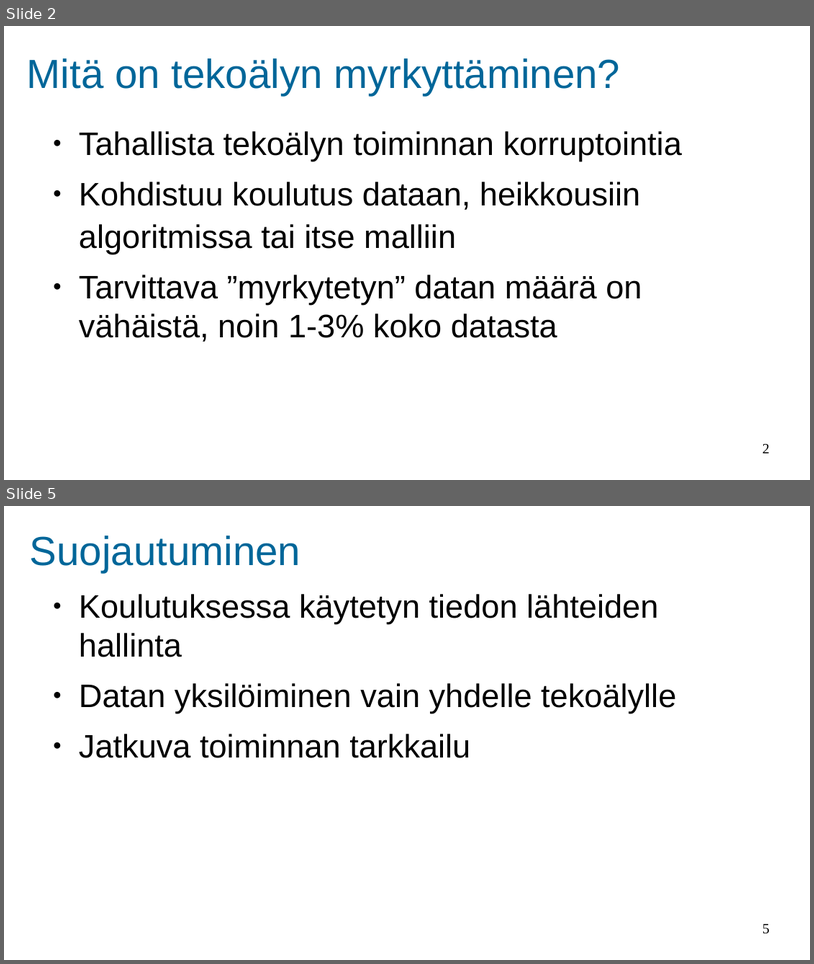
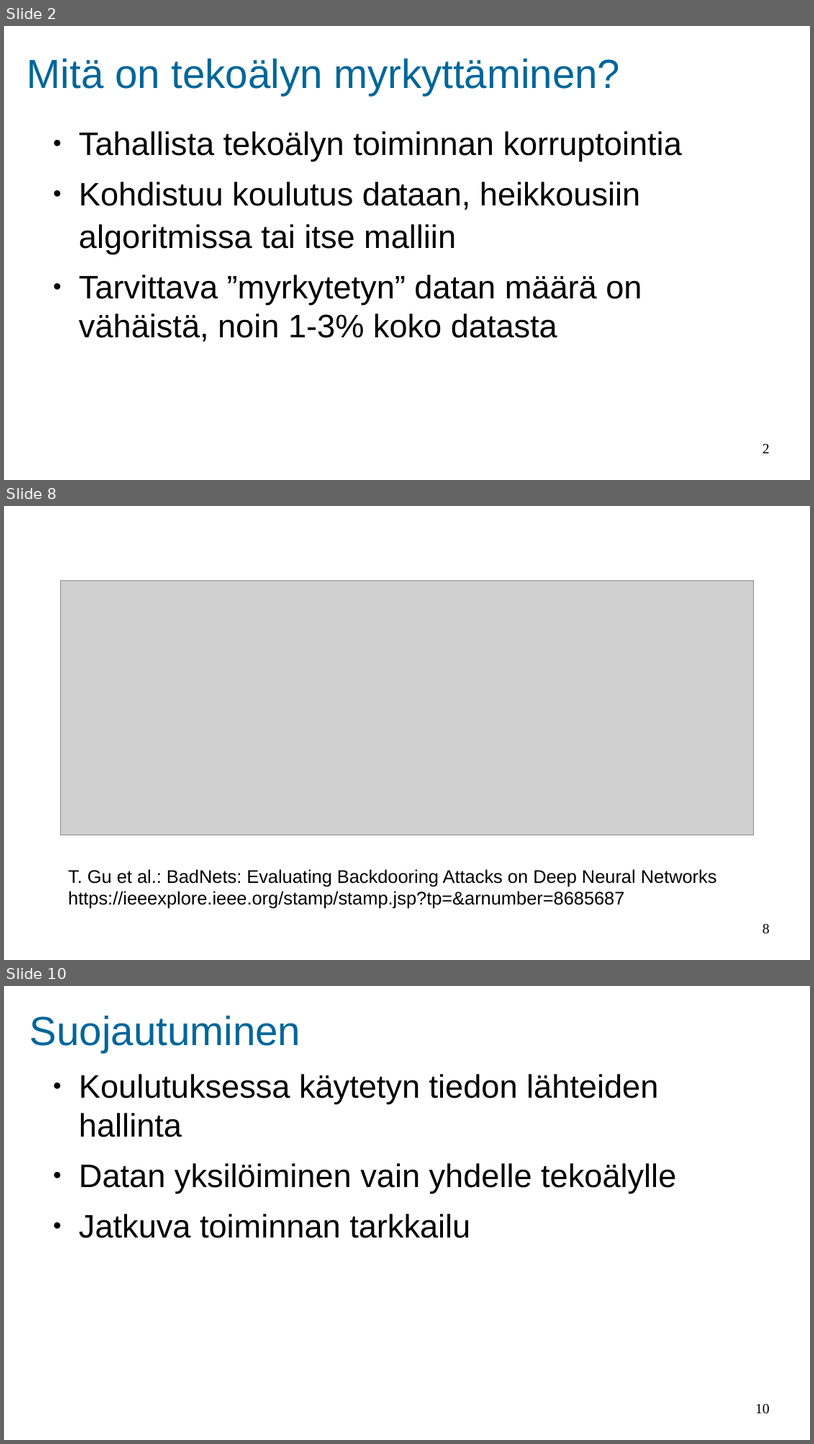
Before and after one commit to Akseli1236/AI-Poisoning, a slide deck: AI poisoning.odp. Shown one above the other, each under a label of ours: slides 2 and 5 before the commit, slides 2, 8 and 10 after it; the slides between them are not shown. The pictures are 814x964 and 814x1444 pixels, drawn with LibreOffice and Linux fonts; fonts in the diff are those of the drawing; grey boxes stand for pictures; background and template pictures are left out. Boxes give left, top, right and bottom in pixels: in the first picture for what was removed or moved away, otherwise in the second. Text is boxed around its words. In the diff, an @@ line names an element or a change of style, - is before the commit and + after.

```diff
--- a/AI poisoning.odp
+++ b/AI poisoning.odp
@@ slide 8 added at bbox=[4, 506, 810, 960], background #FFFFFF @@
@@ picture added at bbox=[61, 581, 755, 834] @@
@@ text added at bbox=[68, 869, 718, 908], 18 pt, text #000000 @@
+T. Gu et al.: BadNets: Evaluating Backdooring Attacks on Deep Neural Networks
+https://ieeexplore.ieee.org/stamp/stamp.jsp?tp=&arnumber=8685687
@@ page number added at bbox=[763, 924, 770, 934], 14 pt, text #000000 @@
+8
@@ what was slide 5 is now slide 10 @@
@@ page number at bbox=[756, 1404, 770, 1414]: text changed @@
-5
+10
```
Also in this commit, not shown: 3 slides changed, 4 other slides added, 1 other file.
